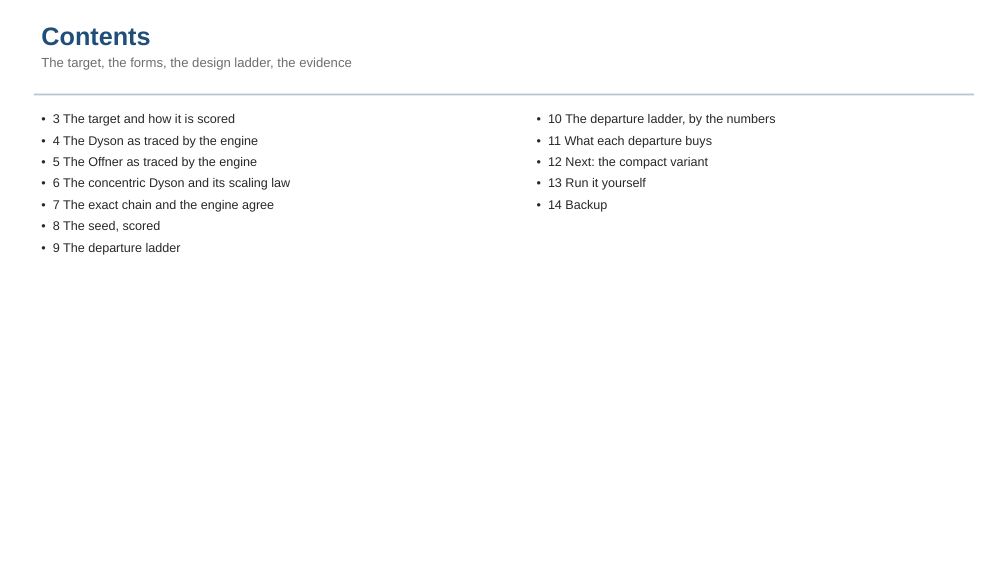
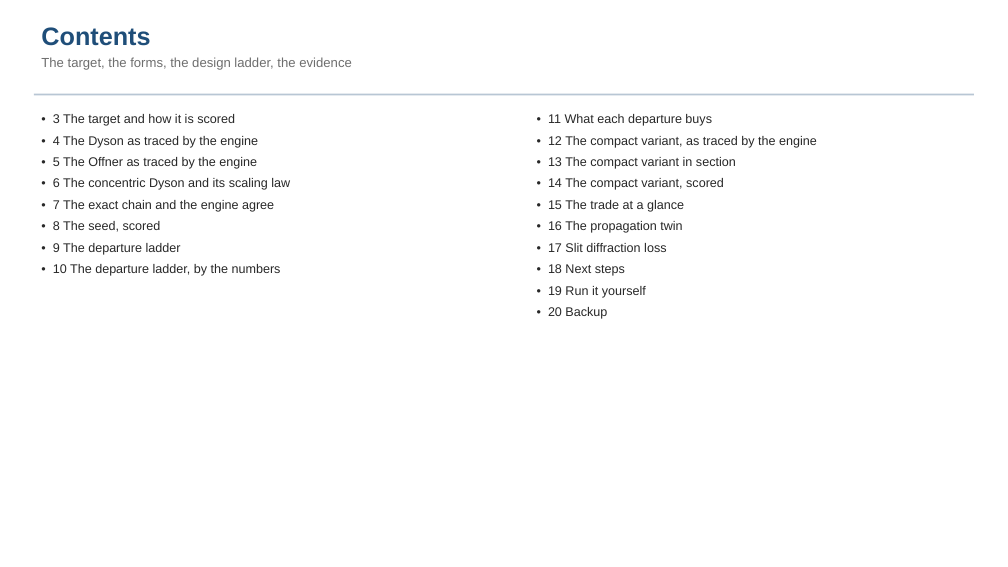
Before and after one commit to nasa-jpl/macos, a slide deck: slide 2 of demo_session/deck_dyson.pptx. Drawn at 1008x567 pixels with LibreOffice and Linux fonts; fonts in the diff are those of the drawing. Boxes give left, top, right and bottom in pixels: in the first picture for what was removed or moved away, otherwise in the second. Text is boxed around its words. In the diff, an @@ line names an element or a change of style, - is before the commit and + after.

```diff
--- a/demo_session/deck_dyson.pptx
+++ b/demo_session/deck_dyson.pptx
@@ text at box(548, 114, 776, 126): paragraph removed @@
-• 10 The departure ladder, by the numbers
@@ text at box(548, 136, 817, 319): text changed @@
-• 12 Next: the compact variant
-• 13 Run it yourself
-• 14 Backup
+• 12 The compact variant, as traced by the engine
+• 13 The compact variant in section
+• 14 The compact variant, scored
+• 15 The trade at a glance
+• 16 The propagation twin
+• 17 Slit diffraction loss
+• 18 Next steps
+• 19 Run it yourself
+• 20 Backup
@@ text at box(53, 264, 281, 276): paragraph added @@
+• 10 The departure ladder, by the numbers
```
Also in this commit, not shown: 6 other slides changed, 6 slides added, 11 other files.
